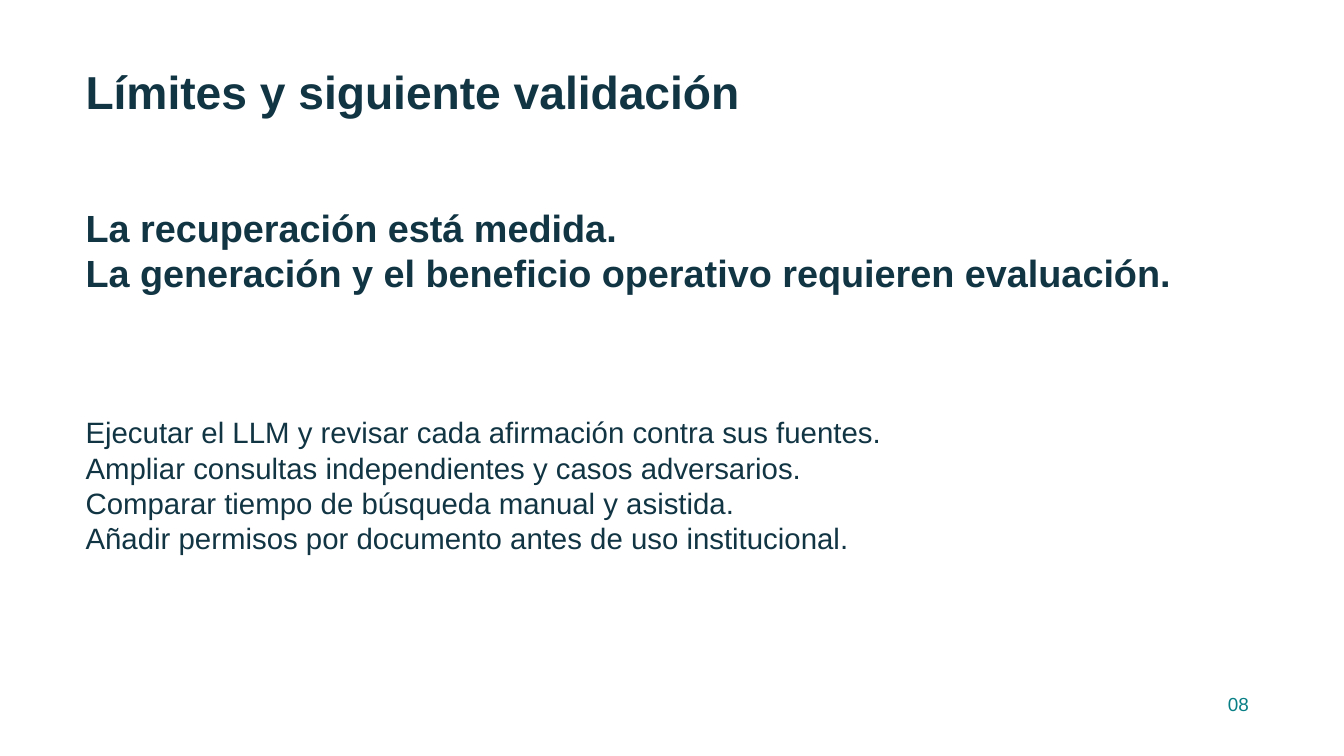
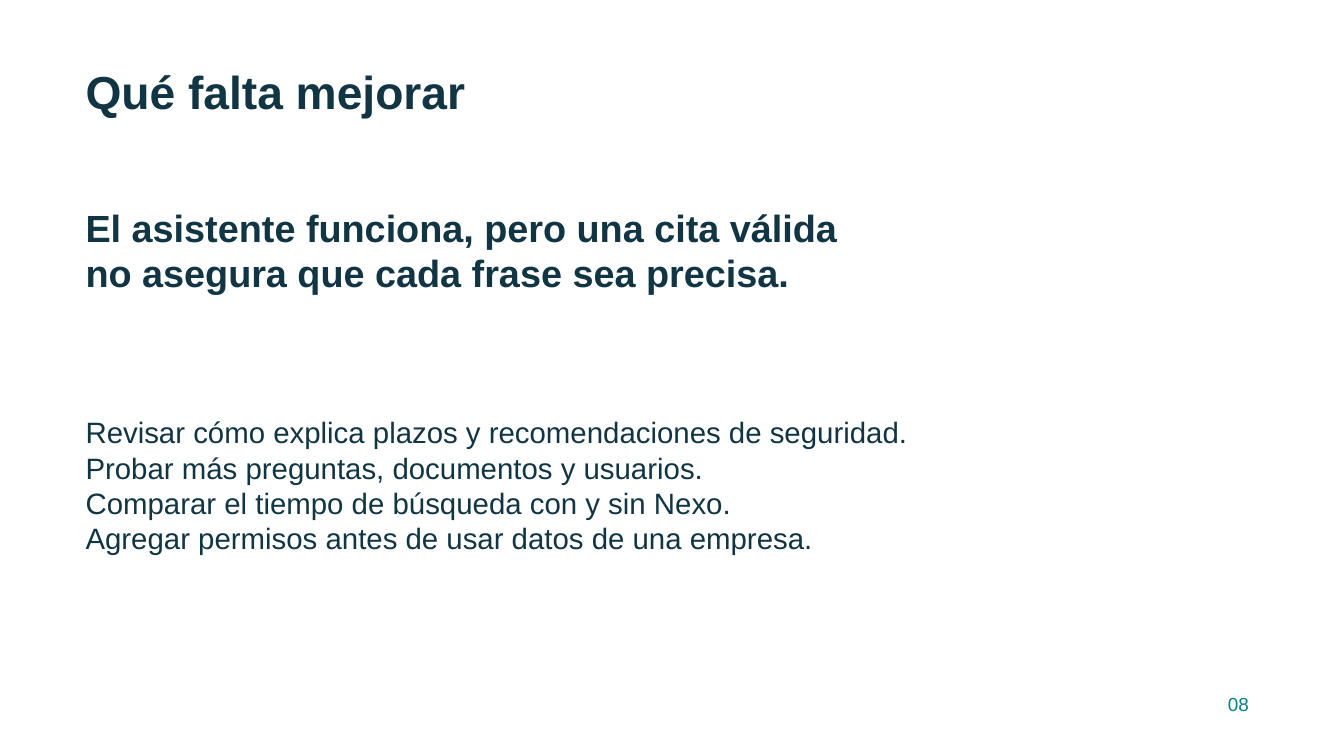
Before and after one commit to Danipez/Nexo-Soporte, a slide deck: slide 8 of entregables/presentacion.pptx. Drawn at 1344x756 pixels with LibreOffice and Linux fonts; fonts in the diff are those of the drawing. Boxes give left, top, right and bottom in pixels: in the first picture for what was removed or moved away, otherwise in the second. Text is boxed around its words. In the diff, an @@ line names an element or a change of style, - is before the commit and + after.

```diff
--- a/entregables/presentacion.pptx
+++ b/entregables/presentacion.pptx
@@ text at (x1=86, y1=75, x2=465, y2=119): text changed @@
-Límites y siguiente validación
+Qué falta mejorar
@@ text at (x1=86, y1=214, x2=837, y2=294): text changed @@
-La recuperación está medida.
-La generación y el beneficio operativo requieren evaluación.
+El asistente funciona, pero una cita válida
+no asegura que cada frase sea precisa.
@@ text at (x1=86, y1=421, x2=907, y2=555): text changed @@
-Ejecutar el LLM y revisar cada afirmación contra sus fuentes.
-Ampliar consultas independientes y casos adversarios.
-Comparar tiempo de búsqueda manual y asistida.
-Añadir permisos por documento antes de uso institucional.
+Revisar cómo explica plazos y recomendaciones de seguridad.
+Probar más preguntas, documentos y usuarios.
+Comparar el tiempo de búsqueda con y sin Nexo.
+Agregar permisos antes de usar datos de una empresa.
```
Also in this commit, not shown: 6 other slides changed, 24 other files.
